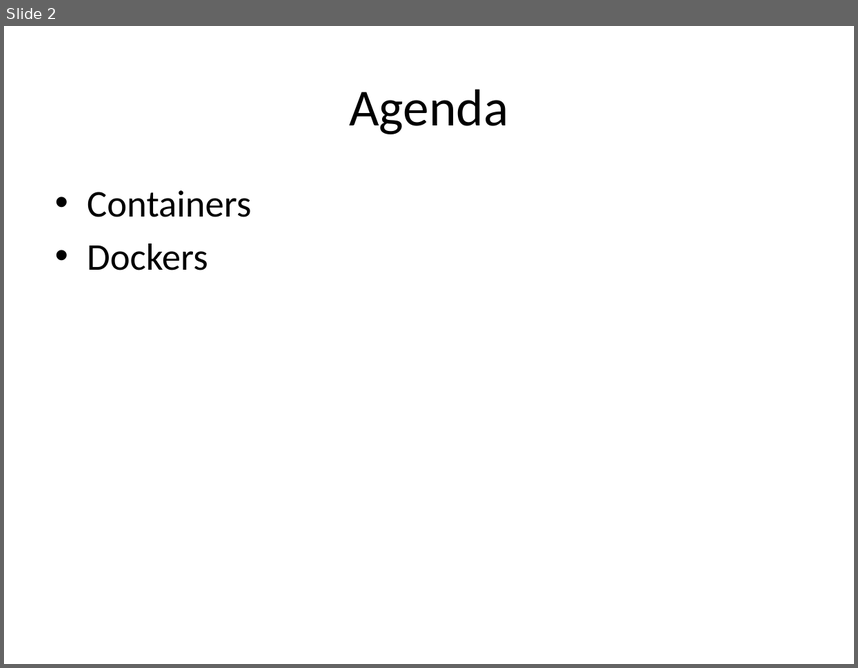
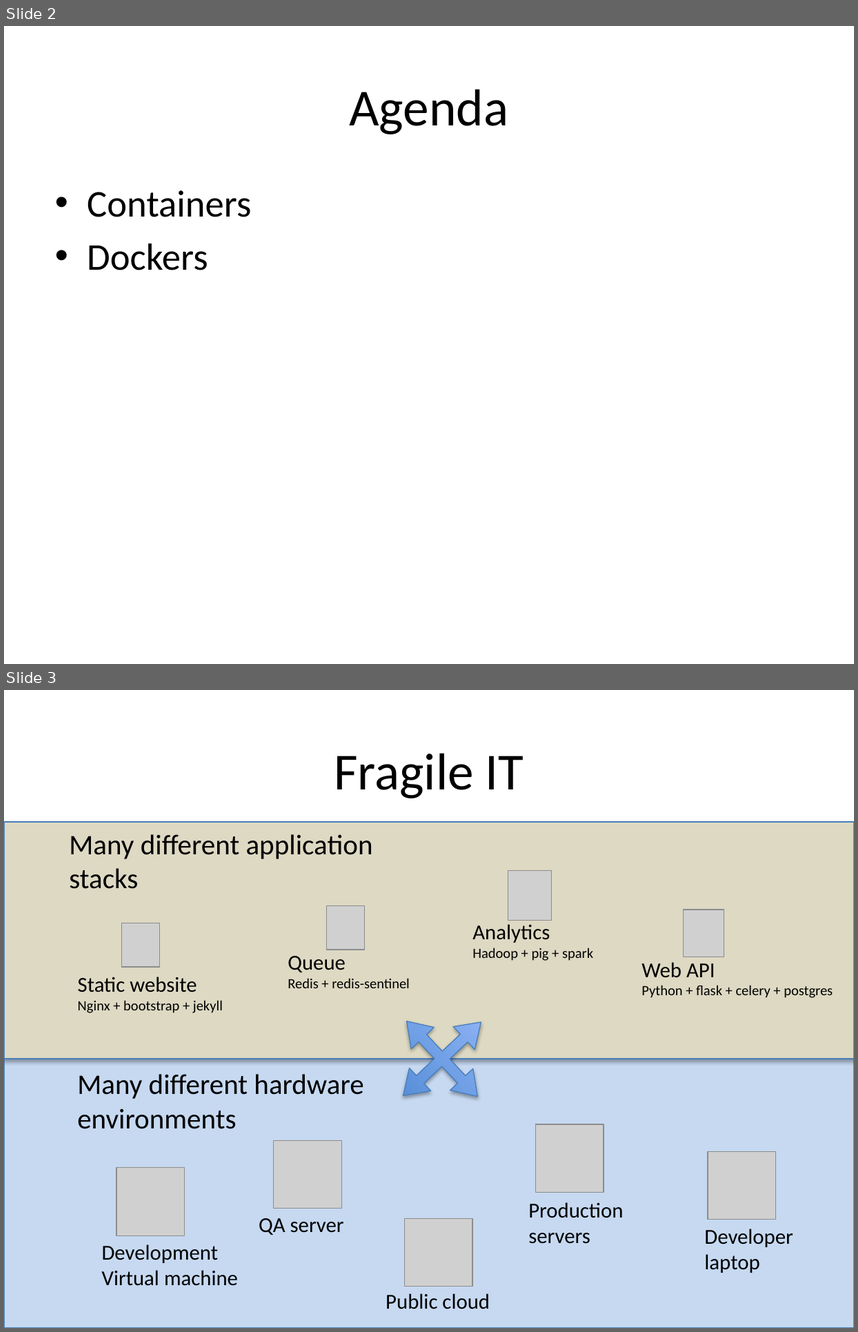
Before and after one commit to jasondbaker/infrastructure-class, a slide deck: infrastructure-week-11.pptx. Shown one above the other, each under a label of ours: slide 2 before the commit, slides 2 and 3 after it. The pictures are 858x668 and 858x1332 pixels, drawn with LibreOffice and Linux fonts; fonts in the diff are those of the drawing; grey boxes stand for pictures. Boxes give left, top, right and bottom in pixels: in the first picture for what was removed or moved away, otherwise in the second. Text is boxed around its words. In the diff, an @@ line names an element or a change of style, - is before the commit and + after.

```diff
--- a/infrastructure-week-11.pptx
+++ b/infrastructure-week-11.pptx
@@ slide 3 added at [4,690,854,1328], background #FFFFFF @@
@@ title added at [334,753,524,798], 44 pt, text #000000 @@
+Fragile IT
@@ rectangle added at [4,822,854,1059], fill #DDD9C3, outline #4B7EBC 0.75 pt @@
@@ text added at [69,834,373,889], 24 pt, text #000000 @@
+Many different application
+stacks
@@ picture added at [508,870,551,920] @@
@@ picture added at [326,905,364,949] @@
@@ picture added at [683,909,724,957] @@
@@ picture added at [121,923,159,966] @@
@@ text added at [473,924,593,960], 12 pt, text #000000 @@
+Analytics
+Hadoop + pig + spark
@@ text added at [288,956,410,988], 12 pt, text #000000 @@
+Queue
+Redis + redis-sentinel
@@ text added at [78,976,223,1013], 12 pt, text #000000 @@
+Static website
+Nginx + bootstrap + jekyll
@@ text added at [642,962,833,998], 12 pt, text #000000 @@
+Web API
+Python + flask + celery + postgres
@@ quad arrow added at [368,985,517,1133], fill gradient #3F80CE to #A4C4FF, outline #4B7EBC 0.75 pt @@
@@ rectangle added at [4,1059,854,1328], fill #C6D9F1, outline #4B7EBC 0.75 pt @@
@@ text added at [77,1074,363,1129], 24 pt, text #000000 @@
+Many different hardware
+environments
@@ picture added at [274,1140,341,1208] @@
@@ picture added at [535,1125,604,1192] @@
@@ picture added at [708,1151,776,1219] @@
@@ picture added at [116,1167,184,1236] @@
@@ text added at [528,1202,623,1243], 18 pt, text #000000 @@
+Production
+servers
@@ text added at [259,1218,344,1234], 18 pt, text #000000 @@
+QA server
@@ picture added at [404,1218,473,1286] @@
@@ text added at [102,1244,238,1285], 18 pt, text #000000 @@
+Development
+Virtual machine
@@ text added at [704,1228,793,1272], 18 pt, text #000000 @@
+Developer
+laptop
@@ text added at [386,1293,490,1309], 18 pt, text #000000 @@
+Public cloud
```
Also in this commit, not shown: 19 other slides added, 8 other files.
